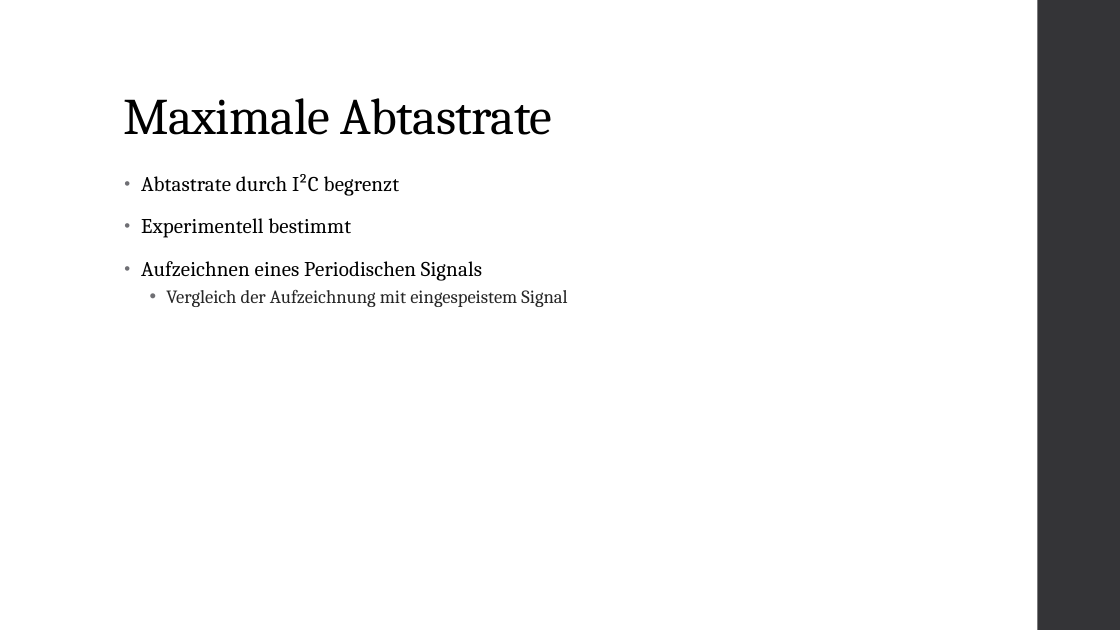
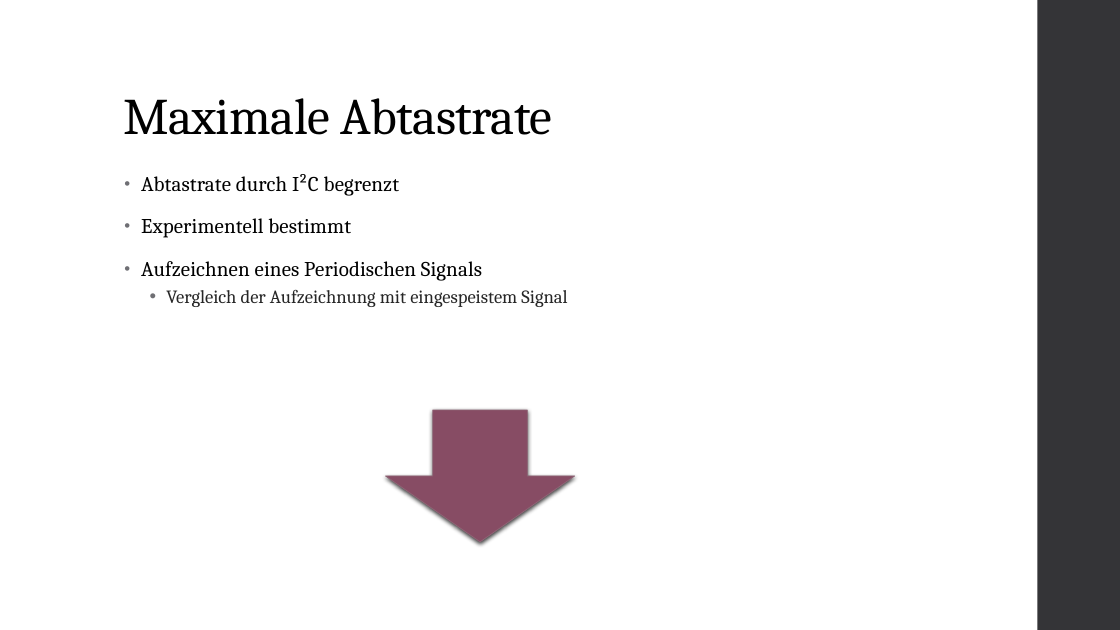
Before and after one commit to Blizzrow/Texts, a slide deck: slide 6 of Wandler_Koll.pptx. Drawn at 1120x630 pixels with LibreOffice and Linux fonts; fonts in the diff are those of the drawing. Boxes give left, top, right and bottom in pixels: in the first picture for what was removed or moved away, otherwise in the second. Text is boxed around its words. In the diff, an @@ line names an element or a change of style, - is before the commit and + after.

```diff
--- a/Wandler_Koll.pptx
+++ b/Wandler_Koll.pptx
@@ down arrow added at (x1=386, y1=410, x2=575, y2=542), fill #884C64, outline #8D6374 0.75 pt @@
```
Also in this commit, not shown: 3 other slides changed, 1 slide added, 3 slides removed, 4 other files.
